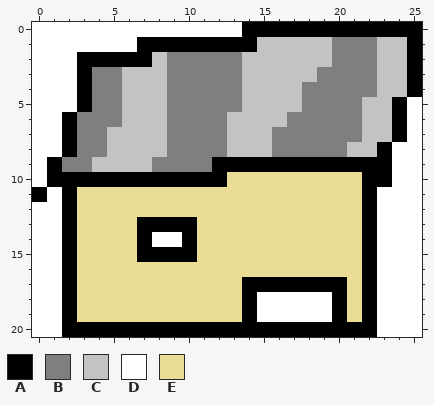
Two states of a pixel-art sprite, assets/House2.png. This is how it looked before the edit.
The file is 26x21 pixels.
Palette (. is transparent): A #000000  B #7f7f7f  C #c3c3c3  D #ffffff  E #eadb95
Pixels before, first column x 0:
 0 DDDDDDDDDDDDDDAAAAAAAAAAAA
 1 DDDDDDDAAAAAAAACCCCCBBBCCA
 2 DDDAAAAACBBBBBCCCCCCBBBCCA
 3 DDDABBCCCBBBBBCCCCCBBBBCCA
 4 DDDABBCCCBBBBBCCCCBBBBBCCA
 5 DDDABBCCCBBBBBCCCCBBBBCCAD
 6 DDABBBCCCBBBBCCCCBBBBBCCAD
 7 DDABBCCCCBBBBCCCBBBBBBCCAD
 8 DDABBCCCCBBBBCCCBBBBBCCADD
 9 DABBCCCCBBBBAAAAAAAAAAAADD
10 DAAAAAAAAAAAAEEEEEEEEEAADD
11 ADAEEEEEEEEEEEEEEEEEEEADDD
12 DDAEEEEEEEEEEEEEEEEEEEADDD
13 DDAEEEEAAAAEEEEEEEEEEEADDD
14 DDAEEEEADDAEEEEEEEEEEEADDD
15 DDAEEEEAAAAEEEEEEEEEEEADDD
16 DDAEEEEEEEEEEEEEEEEEEEADDD
17 DDAEEEEEEEEEEEAAAAAAAEADDD
18 DDAEEEEEEEEEEEADDDDDAEADDD
19 DDAEEEEEEEEEEEADDDDDAEADDD
20 DDAAAAAAAAAAAAAAAAAAAAADDD
New version:
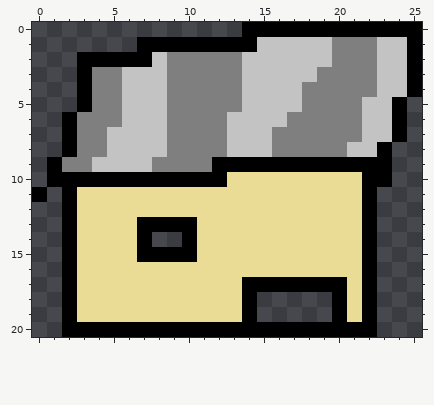
Change:
y 0: x 0..13 DDDDDDDDDDDDDD -> ..............
y 1: x 0..6 DDDDDDD -> .......
y 2..4: x 0..2 DDD -> ...
y 5: x 0..2 DDD -> ...; x 25 D -> .
y 6..7: x 0..1 DD -> ..; x 25 D -> .
y 8: x 0..1 DD -> ..; x 24..25 DD -> ..
y 9..10: x 0 D -> .; x 24..25 DD -> ..
y 11: x 1 D -> .; x 23..25 DDD -> ...
y 12..13: x 0..1 DD -> ..; x 23..25 DDD -> ...
y 14: x 0..1 DD -> ..; x 8..9 DD -> ..; x 23..25 DDD -> ...
y 15..17: x 0..1 DD -> ..; x 23..25 DDD -> ...
y 18..19: x 0..1 DD -> ..; x 15..19 DDDDD -> .....; x 23..25 DDD -> ...
y 20: x 0..1 DD -> ..; x 23..25 DDD -> ...
Changed places in both pictures, as pixel boxes (x1, y1, x2, y2):
erased: (32, 22, 242, 337)
erased: (257, 97, 422, 337)
